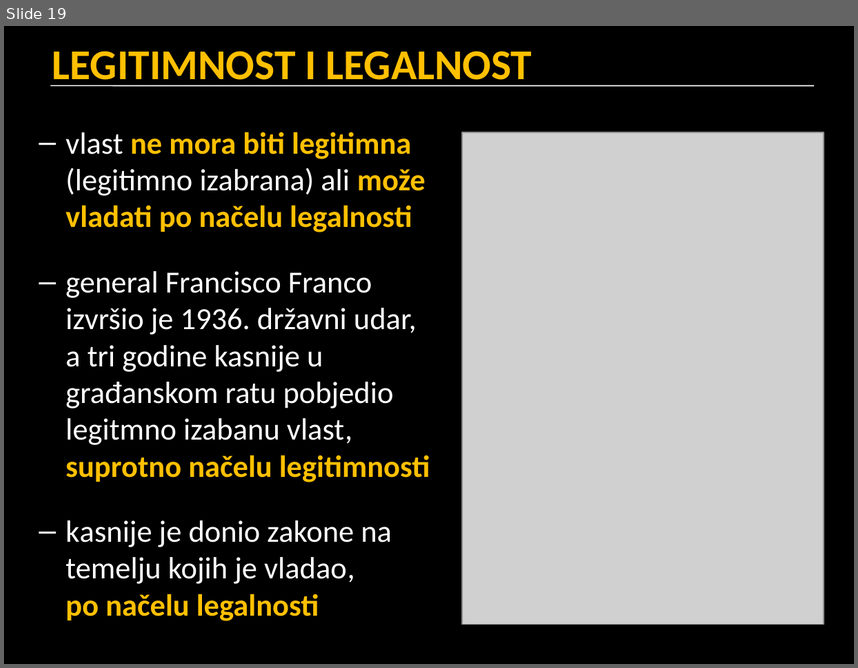
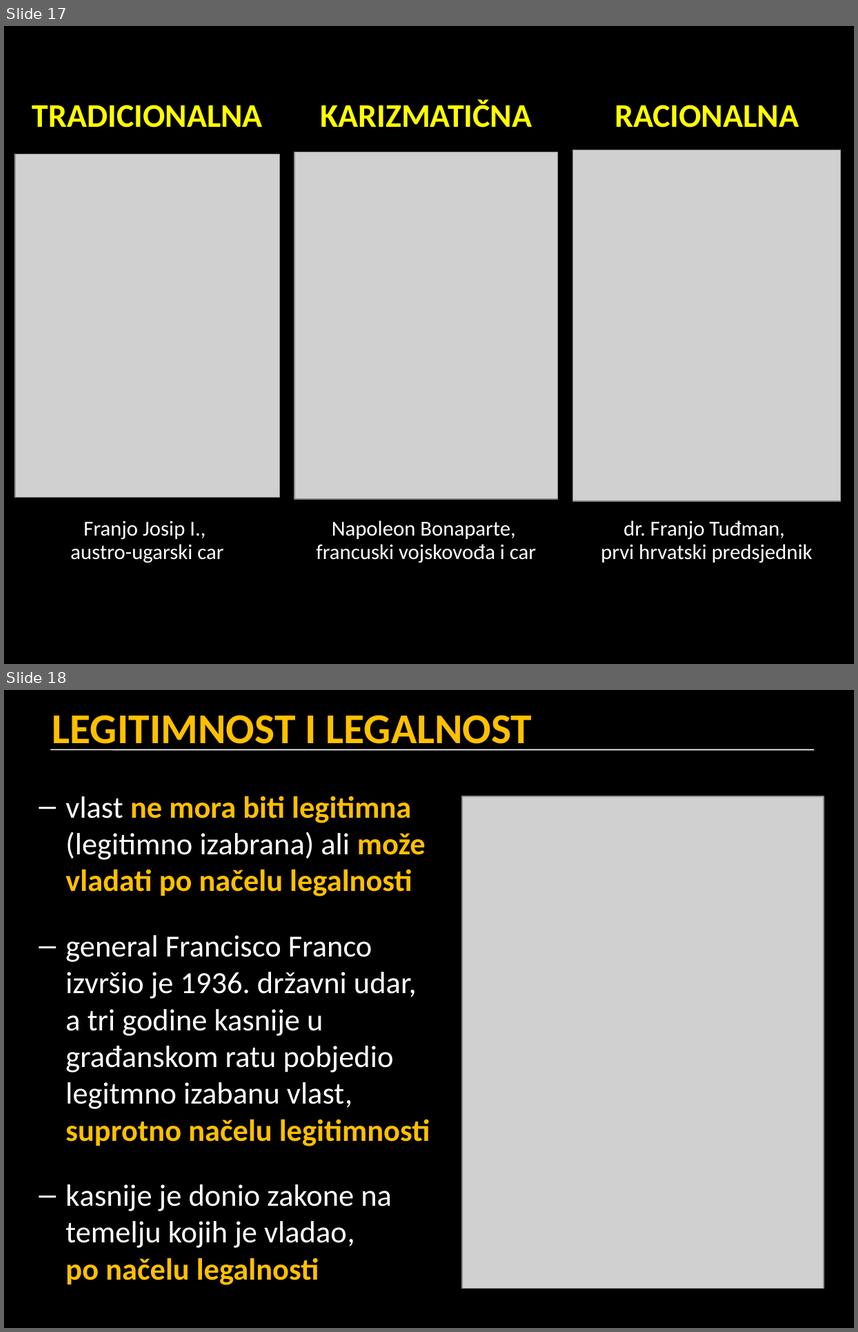
Before and after one commit to cornx/print, a slide deck: data/prezentacije/politika/001_pojam_politike.pptx. Shown one above the other, each under a label of ours: slide 19 before the commit, slides 17 and 18 after it. The pictures are 858x668 and 858x1332 pixels, drawn with LibreOffice and Linux fonts; fonts in the diff are those of the drawing; grey boxes stand for pictures. Boxes give left, top, right and bottom in pixels: in the first picture for what was removed or moved away, otherwise in the second. Text is boxed around its words. In the diff, an @@ line names an element or a change of style, - is before the commit and + after.

```diff
--- a/data/prezentacije/politika/001_pojam_politike.pptx
+++ b/data/prezentacije/politika/001_pojam_politike.pptx
@@ slide 17 added at (4,26,854,664), background #000000 @@
@@ text added at (32,105,263,127), 28 pt, text #FFFF00, bold @@
+TRADICIONALNA
@@ text added at (320,99,532,127), 28 pt, text #FFFF00, bold @@
+KARIZMATIČNA
@@ text added at (615,105,799,127), 28 pt, text #FFFF00, bold @@
+RACIONALNA
@@ picture added at (15,154,279,497) @@
@@ picture added at (294,152,558,499) @@
@@ picture added at (573,150,840,500) @@
@@ text added at (70,521,223,563), 18 pt, text #FFFFFF @@
+Franjo Josip I.,
+austro-ugarski car
@@ text added at (316,520,536,563), 18 pt, text #FFFFFF @@
+Napoleon Bonaparte,
+francuski vojskovođa i car
@@ text added at (601,520,813,563), 18 pt, text #FFFFFF @@
+dr. Franjo Tuđman,
+prvi hrvatski predsjednik
@@ what was slide 19 is now slide 18 @@
```
Also in this commit, not shown: 19 slides changed, 4 other slides added, 5 slides removed, 1 other file.
